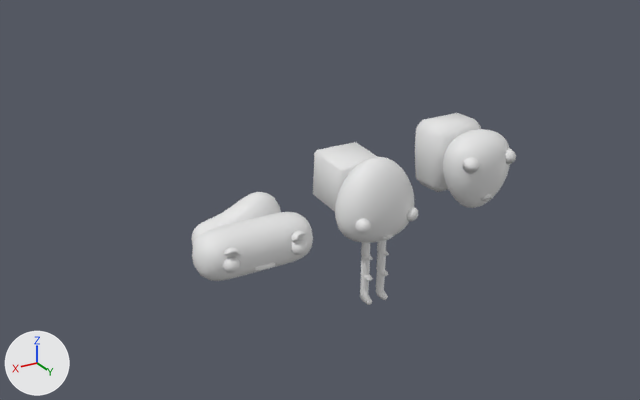
The Blender file CommunityCourier/Assets/_CommunityCourier/Entities/Player/Models/PlayerBodies.blend as it was, and as the next commit left it.
The view is the same before and after, from a 50 mm lens placed at (17.4, 25.2, 14.2), pointed at (1.3, -1.7, 0.8). The lights are fixed; the arrows at lower left show +X, +Y and +Z. The older version comes first.

In view in the first picture: 'Bag_BIG', 'Bag_Bean', 'Bag_Cube', 'Body_Egg', 'Body_Sosig', 'Body_Torso', 'EyeL_Angry', 'EyeL_Ball', 'EyeL_Brow', 'EyeR_Angry', 'EyeR_Ball', 'EyeR_Brow', 'LegL_Long', 'LegL_Normal', 'LegL_Short', 'LegR_Long', 'LegR_Normal', 'LegR_Short', 'Mouth_Frown', 'Mouth_Line', 'Mouth_V'.
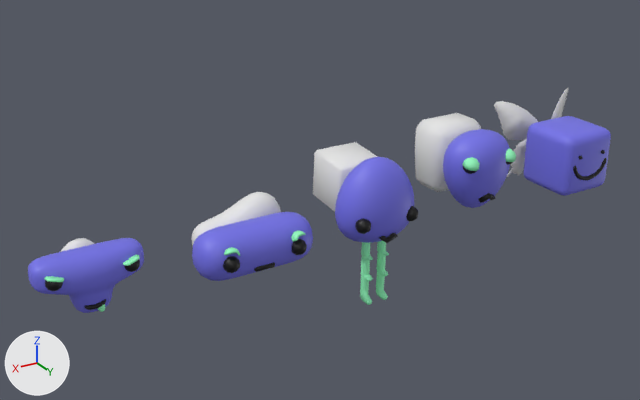
What differs and where, as boxes (x1, y1, x2, y2) in the pictures (640 x 400 px):
'Body_Cube', added (blue): after (523, 116, 611, 196)
'Body_Egg', recoloured (white to blue): (335, 157, 414, 243) in both
'Body_T', added (blue): after (28, 238, 144, 313)
'Body_Torso', recoloured (white to blue): (443, 129, 510, 208) in both
'WingR', added: after (494, 101, 538, 177)
'LegL_Long', recoloured (white to green): (360, 249, 372, 305) in both
'LegR_Long', recoloured (white to green): (376, 245, 388, 300) in both
'EyeR_Brow', recoloured (white to black): (223, 247, 240, 273) in both
'EyeL_Brow', recoloured (darker): (291, 230, 307, 255) in both
'EyeR_BrowSloped', added: after (44, 276, 64, 291)
'EyeR_Angry', recoloured (white to green): (462, 157, 480, 174) in both
'Bag_Egg', added (mostly hidden): after (61, 238, 94, 252)
'WingL', added (mostly hidden): after (551, 88, 568, 119)
'EyeR_BrowSloped.001', added: after (123, 255, 140, 272)
'EyeR_Ball', recoloured (white to black): (355, 218, 371, 234) in both
'Mouth_Smile', added: after (573, 158, 607, 180)
'Mouth_Tongue', added: after (84, 299, 106, 312)
'EyeL_Ball', recoloured: (406, 206, 418, 221) in both
'EyeL_Angry', recoloured: (505, 149, 516, 165) in both
'LegL_Normal', recoloured: (360, 243, 373, 281) in both
'LegR_Normal', recoloured: (376, 241, 388, 276) in both
'Mouth_V', recoloured, rescaled: before (382, 235, 394, 240); after (379, 233, 398, 243)
'Mouth_Line', recoloured: (254, 263, 275, 272) in both
'Mouth_Frown', recoloured: (481, 194, 493, 201) in both
'LegL_Short', recoloured: (361, 242, 373, 260) in both
'LegR_Short', recoloured: (377, 242, 389, 256) in both
'EyeL_Small', now drawn: after (601, 150, 605, 154)
part 1 of me_cube_004, reshaped: (192, 212, 313, 281) in both

What changed in the scene script:
```text
Change mat_altcolor:
    mat_altcolor.base_color: (0.8, 0.8, 0.8) -> (0.298, 1.0, 0.531)  # white #e7e7e7 -> green #94ffc1
Change mat_maincolor:
    mat_maincolor.base_color: (0.8, 0.8, 0.8) -> (0.0, 0.0, 0.0)  # white #e7e7e7 -> black #000000
Change me_cube_001:
    where me_cube_001.from_pydata(...)  # 386 vertices, 384 faces; spans x -2.17..2.17, y -1.14..1.65, z -0.58..3.79
    add me_cube_001.materials.append(mat_bodycolor)  # blue #7370e7
Change me_cube_002:
    where me_cube_002.from_pydata(...)  # 386 vertices, 384 faces; spans x -1.48..1.48, y -1.02..1.02, z -0.3..2.95
    add me_cube_002.materials.append(mat_bodycolor)  # blue #7370e7
Change me_cube_004:
    remove me_cube_004.from_pydata(...)  # 16 vertices, 14 faces; spans x -2.37..2.37, y -1.0..1.0, z -1.0..1.0
    add me_cube_004.from_pydata(...)  # 226 vertices, 224 faces; spans x -2.24..2.24, y -0.92..0.92, z -0.92..0.92
    me_cube_004 part 1: the whole mesh is rebuilt
    add me_cube_004.materials.append(mat_bodycolor)  # blue #7370e7
Change ob_mouth_v:
    ob_mouth_v.scale: (0.113, 0.113, 0.113) -> (0.185, 0.185, 0.185)
Change ob_body_sosig:
    remove _m = ob_body_sosig.modifiers.new('Subdivision', 'SUBSURF')
    remove _m.levels = 2
Add ob_wingl:
    ob_wingl = bpy.data.objects.new('WingL', me_cube_016)  # 152 vertices, 220 faces; spans x -2.19..-0.06, y -1.03..0.01, z -2.1..1.6
    ob_wingl.parent = ob_bag_wings
    ob_wingl.location = (-10.01, -1.333, 1.506)
Add ob_bag_wings:
    ob_bag_wings = bpy.data.objects.new('Bag_Wings', me_plane_025.copy())  # the mesh of ob_mouth_flat
    ob_bag_wings.location = (-10.01, -1.333, 1.506)
Add ob_wingr:
    ob_wingr = bpy.data.objects.new('WingR', me_cube_015)  # 152 vertices, 220 faces; spans x 0.06..2.19, y -1.03..0.01, z -2.1..1.6
    ob_wingr.parent = ob_bag_wings
    ob_wingr.location = (-10.01, -1.333, 1.506)
Add ob_mouth_smile:
    ob_mouth_smile = bpy.data.objects.new('Mouth_Smile', me_cube_013)  # 24 vertices, 21 faces; spans x -5.16..0.0, y -0.76..0.6, z -0.49..4.08; in mat_maincolor (black #000000); modifiers SUBSURF, MIRROR
    ob_mouth_smile.location = (-10.01, 1.33, 0.4)
    ob_mouth_smile.scale = (0.202, 0.202, 0.202)
Add ob_eyer_browsloped_001:
    ob_eyer_browsloped_001 = bpy.data.objects.new('EyeR_BrowSloped.001', me_icosphere_008)  # 66 vertices, 112 faces; spans x -0.289..0.347, y -0.299..0.299, z -0.293..0.269; in mat_altcolor (green #94ffc1), mat_maincolor (black #000000)
    ob_eyer_browsloped_001.location = (9.61, 0.61, 1.27)
    ob_eyer_browsloped_001.rotation_euler = (0.0612, 0.0, 0.0)  # degrees (3.5, 0, 0)
    ob_eyer_browsloped_001.scale = (0.9, 0.9, 0.9)
Add ob_body_cube:
    ob_body_cube = bpy.data.objects.new('Body_Cube', me_cube_012)  # 194 vertices, 192 faces; spans x -1.33..1.33, y -1.33..1.33, z -0.9..1.76; in mat_bodycolor (blue #7370e7)
    ob_body_cube.location = (-10.0, 0.0, 0.57)
Add ob_bag_egg:
    ob_bag_egg = bpy.data.objects.new('Bag_Egg', me_cube_010)  # 98 vertices, 96 faces; spans x -0.88..0.74, y -1.02..0.09, z -1.24..0.59
    ob_bag_egg.location = (10.85, -0.68, 1.1)
    ob_bag_egg.rotation_euler = (-0.00962, 0.0, 0.0)  # degrees (-0.6, 0, 0)
Add ob_mouth_tongue:
    ob_mouth_tongue = bpy.data.objects.new('Mouth_Tongue', me_cylinder)  # 84 vertices, 80 faces; spans x -1.47..1.47, y -1.07..0.52, z -0.48..0.56; in mat_maincolor (black #000000), mat_altcolor (green #94ffc1)
    ob_mouth_tongue.location = (10.88, 0.51, 0.07)
    ob_mouth_tongue.rotation_euler = (1.322, 0.0, 0.0)  # degrees (76, 0, 0)
    ob_mouth_tongue.scale = (0.247, 0.247, 0.247)
Add ob_eyer_browsloped:
    ob_eyer_browsloped = bpy.data.objects.new('EyeR_BrowSloped', me_icosphere_008.copy())
    ob_eyer_browsloped.location = (12.09, 0.61, 1.27)
    ob_eyer_browsloped.rotation_euler = (0.0612, 0.0, 0.0)  # degrees (3.5, 0, 0)
    ob_eyer_browsloped.scale = (-0.9, 0.9, 0.9)
Add ob_body_t:
    ob_body_t = bpy.data.objects.new('Body_T', me_cube_007)  # 706 vertices, 704 faces; spans x -1.81..1.81, y -0.75..0.75, z -0.99..1.18; in mat_bodycolor (blue #7370e7)
    ob_body_t.location = (10.85, 0.0, 0.64)
```
